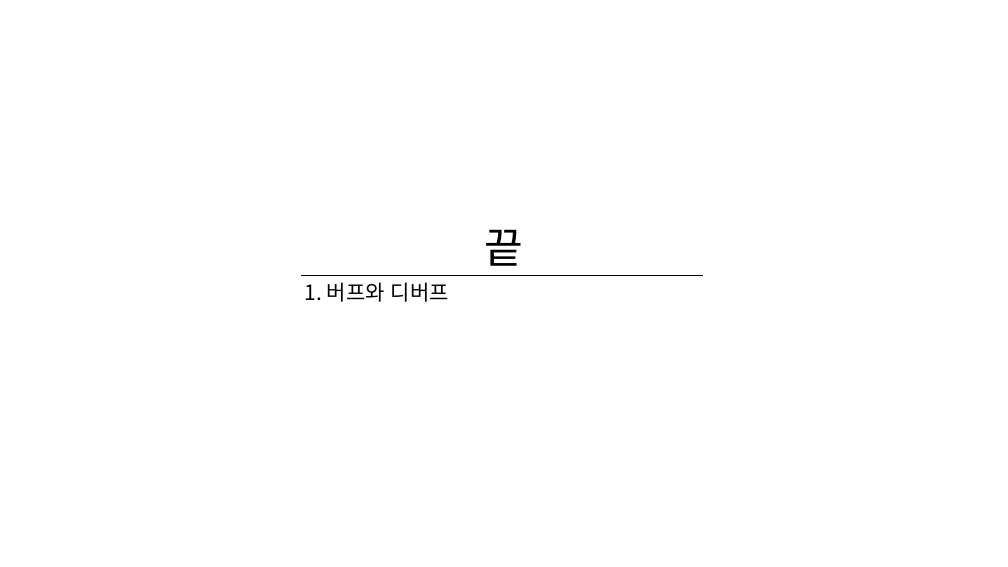
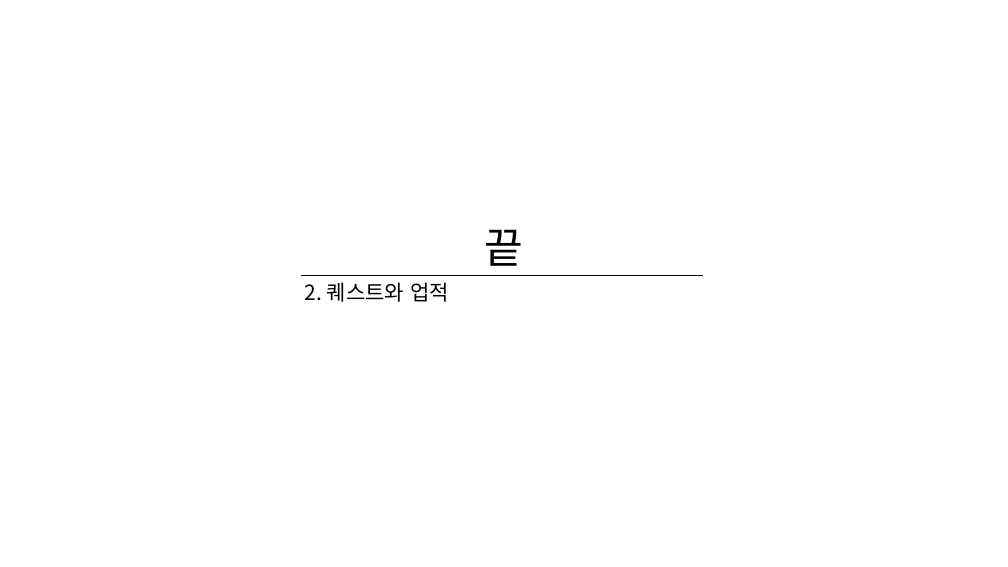
Before and after one commit to WooLyung/2021-Unity-Lecture, a slide deck: slide 25 of 2 - 퀘스트와 업적.pptx. Drawn at 1008x567 pixels with LibreOffice and Linux fonts; fonts in the diff are those of the drawing. Boxes give left, top, right and bottom in pixels: in the first picture for what was removed or moved away, otherwise in the second. Text is boxed around its words. In the diff, an @@ line names an element or a change of style, - is before the commit and + after.

```diff
--- a/2 - 퀘스트와 업적.pptx
+++ b/2 - 퀘스트와 업적.pptx
@@ text at box(305, 282, 449, 302): text changed @@
-1. 버프와 디버프
+2. 퀘스트와 업적
```
Also in this commit, not shown: 1 other slide changed.
